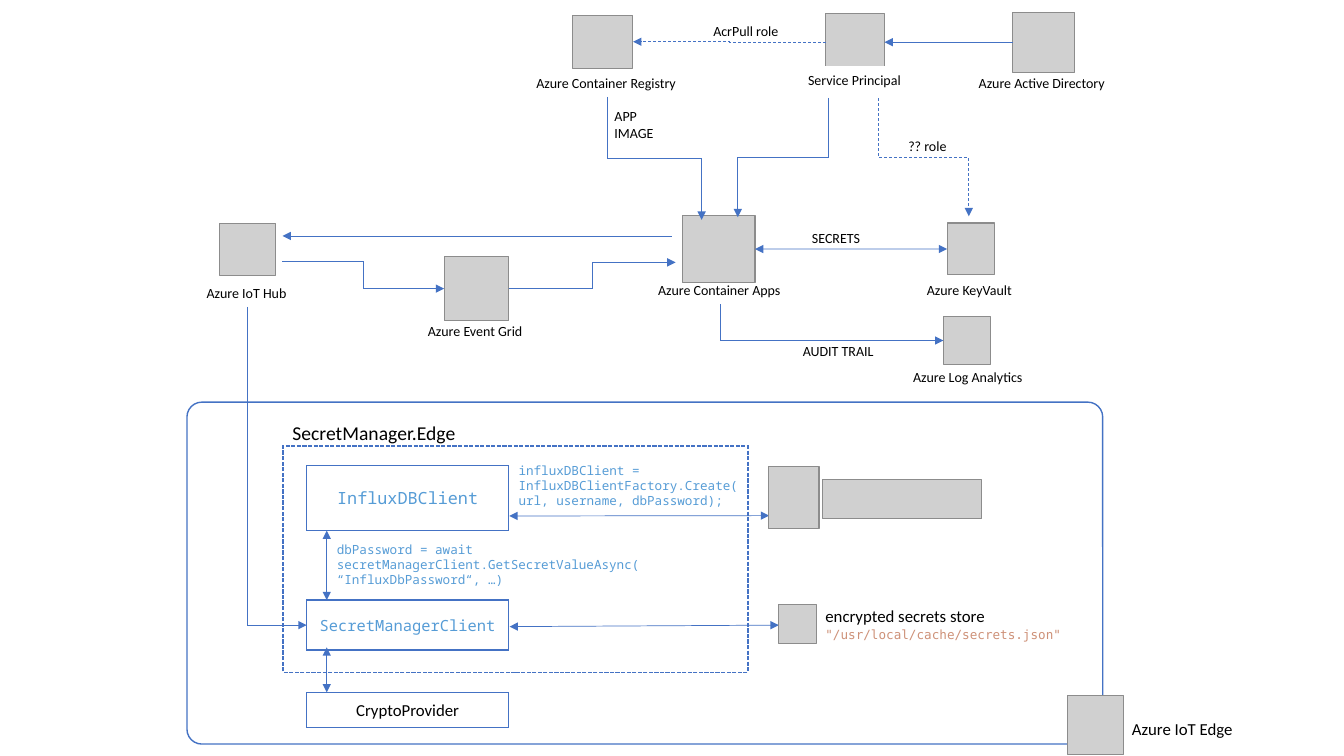
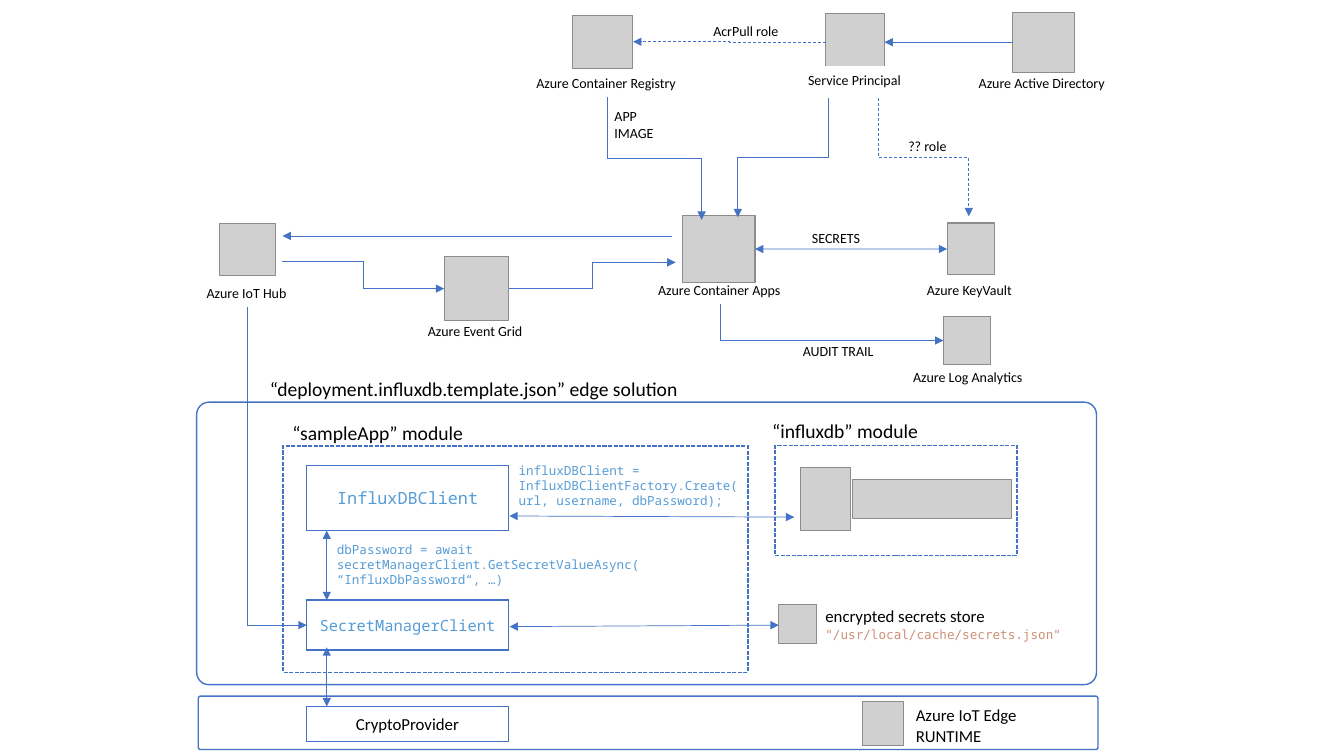
Before and after one commit to vslepakov/edge-secrets, a slide deck: slide 4 of docs/drawings.pptx. Drawn at 1344x756 pixels with LibreOffice and Linux fonts; fonts in the diff are those of the drawing; grey boxes stand for pictures. Boxes give left, top, right and bottom in pixels: in the first picture for what was removed or moved away, otherwise in the second. Text is boxed around its words. In the diff, an @@ line names an element or a change of style, - is before the commit and + after.

```diff
--- a/docs/drawings.pptx
+++ b/docs/drawings.pptx
@@ text added at [270, 382, 677, 402], 14 pt, text #000000 @@
+“deployment.influxdb.template.json” edge solution
@@ rounded rectangle: place and size @@
-rounded rectangle at [188, 402, 1103, 744]
+rounded rectangle at [197, 402, 1097, 685]
@@ text at [292, 426, 463, 446]: text changed @@
-SecretManager.Edge
+“sampleApp” module
@@ text added at [772, 424, 918, 438], 14 pt, text #000000 @@
+“influxdb” module
@@ rectangle added at [775, 446, 1017, 556], fill #FFFFFF, outline #4472C4 1 pt dashed @@
@@ picture: place and size @@
-picture at [768, 467, 819, 529]
+picture at [801, 468, 851, 530]
@@ picture: place and size @@
-picture at [823, 480, 982, 519]
+picture at [853, 479, 1012, 518]
@@ double arrow moved from (509, 516) - (769, 516) to (509, 516) - (795, 517) @@
@@ double arrow moved from (327, 693) - (327, 647) to (327, 707) - (327, 647) @@
@@ rounded rectangle added at [199, 697, 1099, 750], fill #FFFFFF, outline #4472C4 1 pt @@
@@ rectangle "CryptoProvider": place and size @@
-rectangle "CryptoProvider" at [307, 693, 508, 728]
+rectangle "CryptoProvider" at [307, 707, 508, 742]
@@ picture: place and size @@
-picture at [1068, 696, 1123, 754]
+picture at [863, 702, 904, 746]
@@ text at [916, 709, 1017, 742]: text changed @@
-Azure IoT Edge
+Azure IoT Edge RUNTIME
```
Also in this commit, not shown: 2 other files.
